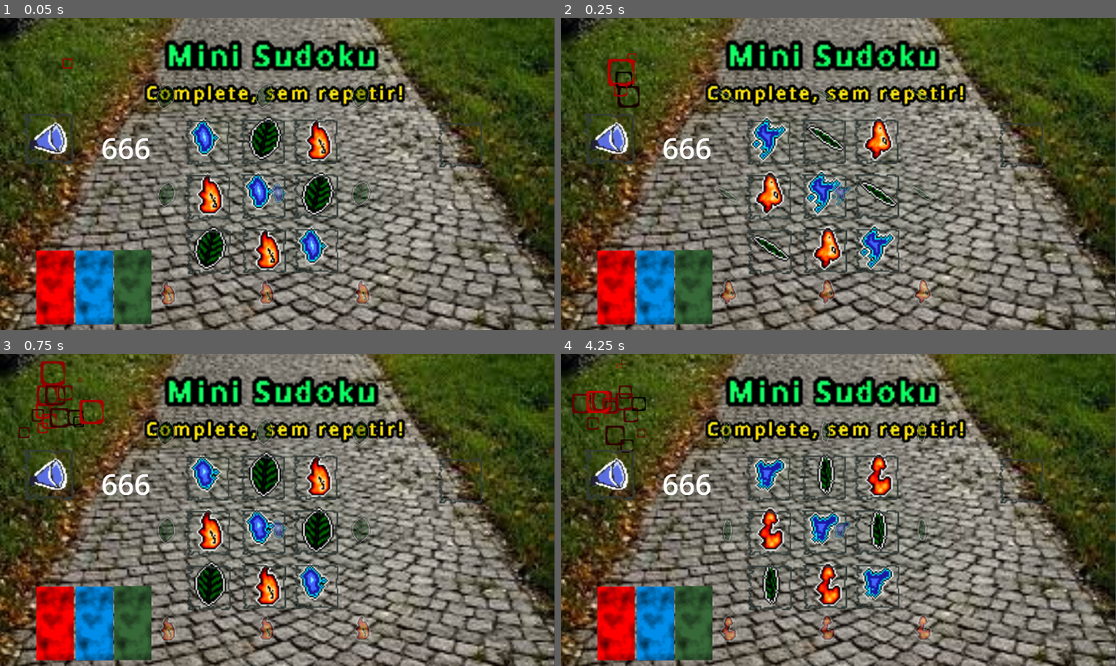
Above: before the commit, frames 1-4 (two rows, left to right).
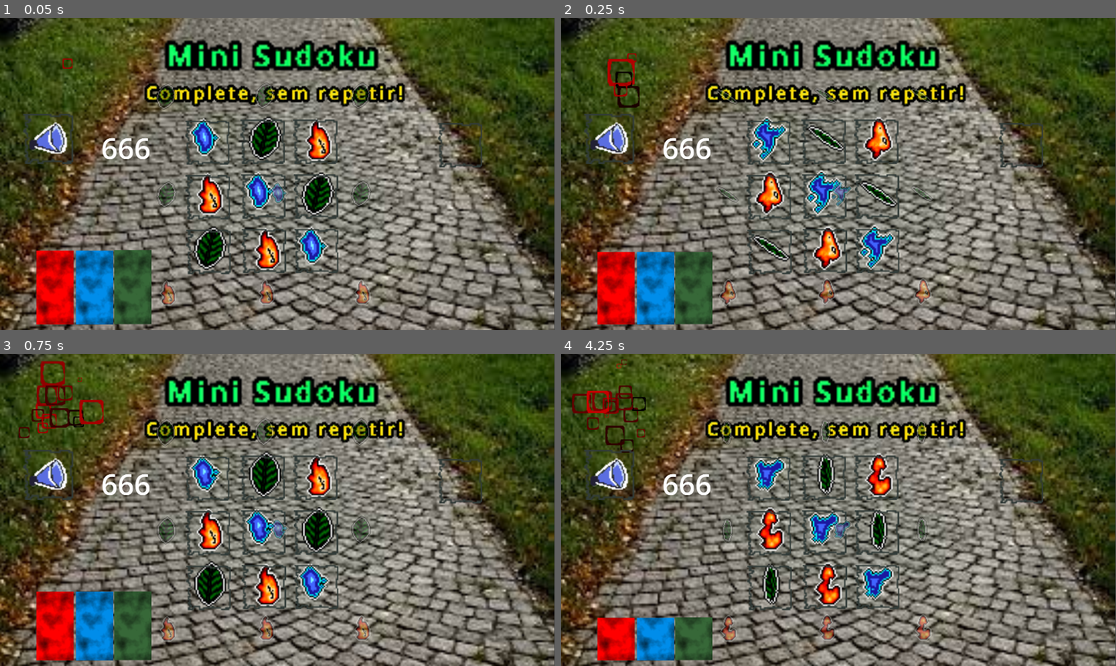
Above: after the commit, the same moments.

Repository: onoriofelipe/mini_sudoku
Game: Godot game, scene res://microjogos/2024S1/projeto_felipe_onorio/cenas/main.tscn
The game is run twice, just before and just after one commit, with the same random seed, the same clock (stepped at 60 frames per second) and the same inputs. Sound files missing from this copy of the repository are replaced by a short silence.
Inputs:
- Up to frame 1 (0.05 s): no input
- Up to frame 2 (0.25 s): no input
- Up to frame 3 (0.75 s): hold Right (direita) from 0.53 s (still down); hold Space (acao) from 0.53 s (still down)
- Up to frame 4 (4.25 s): release Right (direita) at 1.28 s; release Space (acao) at 1.28 s; hold Down (baixo) 1.28-2.03 s; tap Space (acao) at 1.35, 2.85 s; hold Right (direita) 2.03-2.78 s; hold Space (acao) 2.03-2.78 s; hold Up (cima) 2.78-3.53 s; hold Left (esquerda) from 3.53 s (still down); hold Space (acao) from 3.53 s (still down)

Frame 1 is identical in both runs. In frame 2, 0.1% of the frame differs, in the area x 6-28%, y 74-76%; in frame 3, 0.4%; in frame 4, 2.0%, in the area x 6-28%, y 74-85%.

Commit message:
Add decreasing mana mechanic

Diff:
--- a/microjogos/2024S1/projeto_felipe_onorio/cenas/mana.gd
+++ b/microjogos/2024S1/projeto_felipe_onorio/cenas/mana.gd
@@ -3,8 +3,14 @@
 func _ready():
 	set_fill_mode(3)
 
+var accumulated_deltas = 0
 
 func _process(delta):
+	accumulated_deltas += delta
+	if(accumulated_deltas >= 0.1):
+		accumulated_deltas -= 0.1
+		value -= 1.5
+		value = max(value, 0)
 	pass
 
 func _on_mana_gained(amount: int):
Not shown, changed: export_presets.cfg
